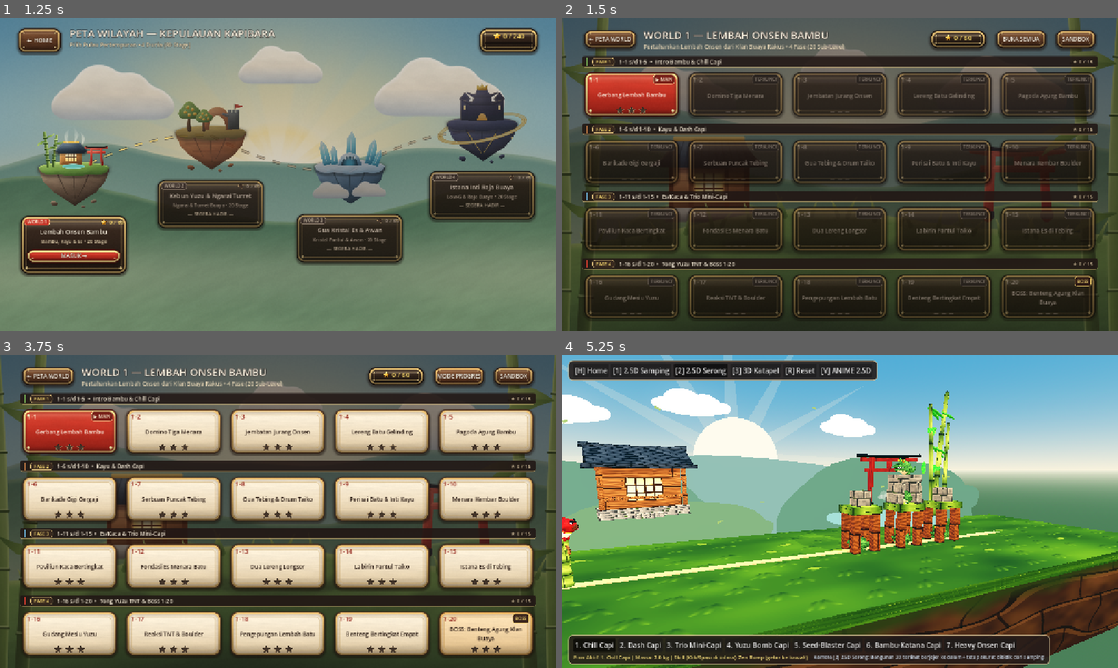
Above: before the commit, frames 1-4 (two rows, left to right).
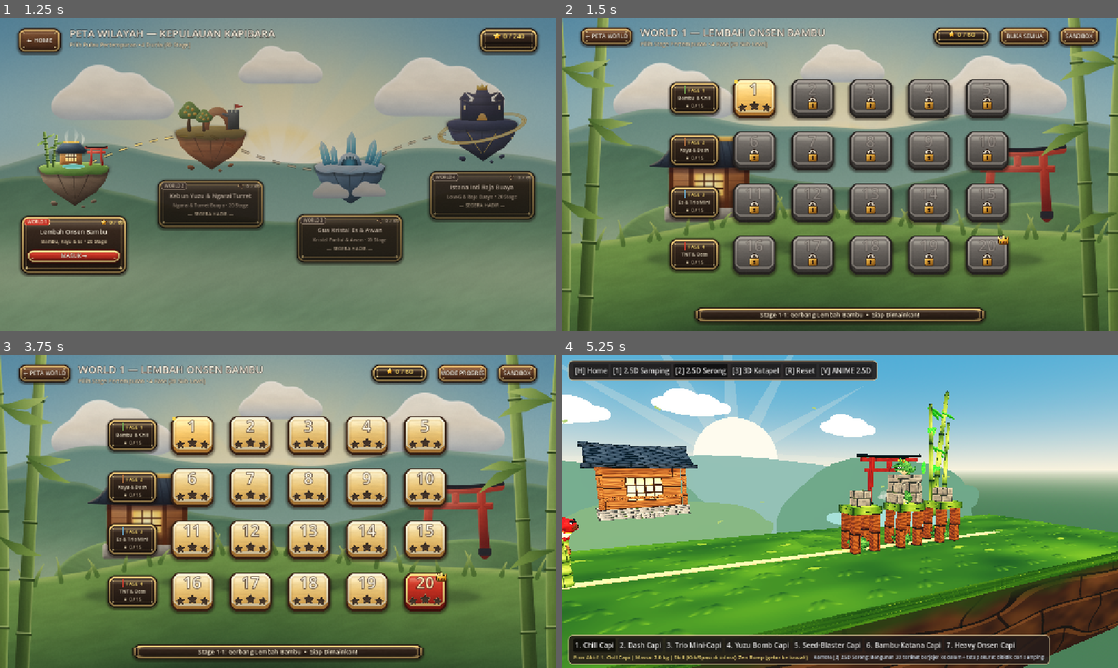
Above: after the commit, the same moments.

Repository: TOBIANDA/angry-capibara
Game: Godot game, scene res://scenes/ui/home_screen.tscn
The game is run twice, just before and just after one commit, with the same random seed, the same clock (stepped at 60 frames per second) and the same inputs.
Inputs (mouse positions are in pixels of both pictures, inside the frame that each line leads up to):
- Up to frame 1 (1.25 s): tap Enter at 0.5 s; move the mouse to (400, 158) at 0.52 s; hold D from 0.53 s (still down); tap R at 0.6 s; click (400, 158) at 0.67 s; tap Space at 0.77 s
- Up to frame 2 (1.5 s): release D at 1.25 s; click (634, 161) at 1.27 s
- Up to frame 3 (3.75 s): click "← PETA WORLD" at 2 s; click (72, 498) at 2.77 s; click "BUKA SEMUA" at 3.5 s
- Up to frame 4 (5.25 s): click "MODE PROGRES" at 4.25 s; click "SANDBOX" at 5 s

Frame 1 is identical in both runs. In frame 2, 91% of the frame differs, in the area x 0-100%, y 0-100%; in frame 3, 94%; in frame 4, less than 0.1%.

Commit message:
feat(ui): Angry Birds-style 5x4 chunky tile sub-level grid & VS C++ tile/lock/crown art

Diff:
--- a/godot_project/scripts/ui/world1_select.gd
+++ b/godot_project/scripts/ui/world1_select.gd
@@ -1,8 +1,8 @@
 extends Control
 
 # Layar Peta Pilihan Sub-Level World 1: Lembah Onsen Bambu (1-1 s/d 1-20)
-# Mengikuti palet Anti-Slop DESIGN.md (3 warna inti + 1 aksen Vermilion + netral Warm Lacquer Espresso)
-# dengan latar 2D parallax Visual Studio C++ yang serasi dengan Home Screen.
+# Desain terinspirasi Angry Birds: grid 5x4 tile persegi tebal di tengah, angka besar,
+# 3 bintang melengkung, ikon gembok/mahkota boss, latar Onsen/Bambu terbuka, dan pita preview bawah.
 
 const HOME_SCENE := "res://scenes/ui/home_screen.tscn"
 const WORLD_MAP_SCENE := "res://scenes/ui/world_select_map.tscn"
@@ -11,10 +11,10 @@
 const BASE_SIZE := Vector2(1280.0, 720.0)
 
 const PHASES := [
-	{ "badge": "FASE 1", "title": "1-1 s/d 1-5  •  Intro Bambu & Chill Capi", "start": 1, "end": 5, "pip": Color(0.45, 0.66, 0.32) },
-	{ "badge": "FASE 2", "title": "1-6 s/d 1-10  •  Kayu & Dash Capi", "start": 6, "end": 10, "pip": Color(0.72, 0.46, 0.26) },
-	{ "badge": "FASE 3", "title": "1-11 s/d 1-15  •  Es/Kaca & Trio Mini-Capi", "start": 11, "end": 15, "pip": Color(0.42, 0.68, 0.82) },
-	{ "badge": "FASE 4", "title": "1-16 s/d 1-20  •  Tong Yuzu TNT & Boss 1-20", "start": 16, "end": 20, "pip": Color(0.82, 0.24, 0.18) }
+	{ "badge": "FASE 1", "short": "Bambu & Chill", "start": 1, "end": 5, "pip": Color(0.45, 0.66, 0.32) },
+	{ "badge": "FASE 2", "short": "Kayu & Dash", "start": 6, "end": 10, "pip": Color(0.72, 0.46, 0.26) },
+	{ "badge": "FASE 3", "short": "Es & Trio Mini", "start": 11, "end": 15, "pip": Color(0.42, 0.68, 0.82) },
+	{ "badge": "FASE 4", "short": "TNT & Boss", "start": 16, "end": 20, "pip": Color(0.82, 0.24, 0.18) }
 ]
 
 var stage_meta: Dictionary = {}
@@ -23,17 +23,24 @@
 var lbl_stars_total: Label
 var total_star_bar: ProgressBar
 var btn_unlock_toggle: Button
+var lbl_preview: Label
+var display_font: SystemFont
 
 var elapsed: float = 0.0
 var mouse_px: Vector2 = Vector2.ZERO
 var smooth_px: Vector2 = Vector2.ZERO
 var capture_path: String = ""
 var capture_done: bool = false
+var default_preview_sid: String = "1-1"
 
 func _ready() -> void:
 	for arg in OS.get_cmdline_user_args():
 		if arg.begins_with("--capture-w1="):
 			capture_path = arg.substr(13)
+
+	display_font = SystemFont.new()
+	display_font.font_names = PackedStringArray(["Impact", "Arial Black", "Segoe UI Black"])
+	display_font.font_weight = 900
 
 	clip_contents = true
 	_load_stage_metadata()
@@ -56,7 +63,8 @@
 
 func _add_bg_tex(path: String, base_p: Vector2, sz: Vector2, depth: float, alpha: float = 1.0) -> void:
 	var tr := TextureRect.new()
-	tr.texture = load(path)
+	if ResourceLoader.exists(path):
+		tr.texture = load(path)
 	tr.expand_mode = TextureRect.EXPAND_IGNORE_SIZE
 	tr.stretch_mode = TextureRect.STRETCH_SCALE
 	tr.size = sz * 1.06
@@ -70,26 +78,27 @@
 
 func _setup_parallax_bg() -> void:
 	_add_bg_tex("res://assets/generated/home2d/layer_00_sky_sun.png", Vector2.ZERO, BASE_SIZE, 0.06)
+	_add_bg_tex("res://assets/generated/home2d/layer_01_sunburst.png", Vector2.ZERO, BASE_SIZE, 0.10, 0.72)
 	_add_bg_tex("res://assets/generated/home2d/layer_02_clouds.png", Vector2(0.0, 20.0), Vector2(1280.0, 420.0), 0.14)
 	_add_bg_tex("res://assets/generated/home2d/layer_03_mountains_far.png", Vector2.ZERO, BASE_SIZE, 0.22)
 	_add_bg_tex("res://assets/generated/home2d/layer_04_midground_onsen.png", Vector2.ZERO, BASE_SIZE, 0.34)
 	_add_bg_tex("res://assets/generated/home2d/layer_07_foreground_hill.png", Vector2(0.0, 330.0), Vector2(1280.0, 420.0), 0.52)
 	_add_bg_tex("res://assets/generated/home2d/layer_08_bamboo_frame.png", Vector2.ZERO, BASE_SIZE, 0.80)
 
-	# Lapisan gelap hangat tipis agar kartu 20 sub-level kontras & nyaman dibaca
+	# Lapisan hangat tipis (14%) agar pemandangan Onsen/Bambu bersinar cerah di belakang grid
 	var veil := ColorRect.new()
 	veil.set_anchors_preset(Control.PRESET_FULL_RECT)
-	veil.color = Color(0.11, 0.08, 0.07, 0.56)
+	veil.color = Color(0.11, 0.08, 0.07, 0.14)
 	veil.mouse_filter = Control.MOUSE_FILTER_IGNORE
 	add_child(veil)
 
 func _setup_ui() -> void:
 	var margin := MarginContainer.new()
 	margin.set_anchors_preset(Control.PRESET_FULL_RECT)
-	margin.add_theme_constant_override("margin_left", 46)
-	margin.add_theme_constant_override("margin_right", 46)
-	margin.add_theme_constant_override("margin_top", 22)
-	margin.add_theme_constant_override("margin_bottom", 22)
+	margin.add_theme_constant_override("margin_left", 38)
+	margin.add_theme_constant_override("margin_right", 38)
+	margin.add_theme_constant_override("margin_top", 16)
+	margin.add_theme_constant_override("margin_bottom", 14)
 	add_child(margin)
 
 	var root_vb := VBoxContainer.new()
@@ -119,9 +128,11 @@
 	title_vb.add_child(lbl_title)
 
 	var lbl_sub := Label.new()
-	lbl_sub.text = "Pertahankan Lembah Onsen dari Klan Buaya Rakus • 4 Fase (20 Sub-Level)"
+	lbl_sub.text = "Pilih Stage Pertempuran • 4 Fase (20 Sub-Level)"
 	lbl_sub.add_theme_font_size_override("font_size", 13)
-	lbl_sub.add_theme_color_override("font_color", Color(0.86, 0.80, 0.68))
+	lbl_sub.add_theme_color_override("font_color", Color(0.92, 0.86, 0.72))
+	lbl_sub.add_theme_color_override("font_outline_color", Color(0.14, 0.09, 0.08))
+	lbl_sub.add_theme_constant_override("outline_size", 3)
 	title_vb.add_child(lbl_sub)
 
 	# Star counter plaque (9-slice ui_panel_lacquer.png + ui_star_gold.png)
@@ -134,8 +145,8 @@
 	sp_st.texture_margin_bottom = 20
 	sp_st.content_margin_left = 18
 	sp_st.content_margin_right = 18
-	sp_st.content_margin_top = 12
-	sp_st.content_margin_bottom = 12
+	sp_st.content_margin_top = 10
+	sp_st.content_margin_bottom = 10
 	star_panel.add_theme_stylebox_override("panel", sp_st)
 	hdr.add_child(star_panel)
 
@@ -183,11 +194,40 @@
 	btn_sandbox.pressed.connect(func(): get_tree().change_scene_to_file(SANDBOX_SCENE))
 	hdr.add_child(btn_sandbox)
 
-	# 4 PHASE ROWS × 5 SUB-LEVEL CARDS
+	# CENTERED 5x4 ANGRY BIRDS-STYLE TILE GRID
+	var center_wrap := CenterContainer.new()
+	center_wrap.size_flags_vertical = Control.SIZE_EXPAND_FILL
+	root_vb.add_child(center_wrap)
+
 	grid_container = VBoxContainer.new()
-	grid_container.size_flags_vertical = Control.SIZE_EXPAND_FILL
-	grid_container.add_theme_constant_override("separation", 10)
-	root_vb.add_child(grid_container)
+	grid_container.add_theme_constant_override("separation", 12)
+	center_wrap.add_child(grid_container)
+
+	# BOTTOM STAGE PREVIEW RIBBON
+	var bot_center := CenterContainer.new()
+	root_vb.add_child(bot_center)
+
+	var preview_panel := PanelContainer.new()
+	preview_panel.custom_minimum_size = Vector2(680, 46)
+	var pv_st := StyleBoxTexture.new()
+	pv_st.texture = load("res://assets/generated/home2d/ui_panel_lacquer.png")
+	pv_st.texture_margin_left = 20
+	pv_st.texture_margin_right = 20
+	pv_st.texture_margin_top = 14
+	pv_st.texture_margin_bottom = 14
+	pv_st.content_margin_left = 20
+	pv_st.content_margin_right = 20
+	pv_st.content_margin_top = 10
+	pv_st.content_margin_bottom = 10
+	preview_panel.add_theme_stylebox_override("panel", pv_st)
+	bot_center.add_child(preview_panel)
+
+	lbl_preview = Label.new()
+	lbl_preview.horizontal_alignment = HORIZONTAL_ALIGNMENT_CENTER
+	lbl_preview.vertical_alignment = VERTICAL_ALIGNMENT_CENTER
+	lbl_preview.add_theme_font_size_override("font_size", 14)
+	lbl_preview.add_theme_color_override("font_color", Color(0.98, 0.94, 0.84))
+	preview_panel.add_child(lbl_preview)
 
 	_rebuild_stage_grid()
 
@@ -201,7 +241,6 @@
 		total_star_bar.value = float(total_stars)
 	btn_unlock_toggle.text = "MODE PROGRES" if SaveManager.unlock_all_preview else "BUKA SEMUA"
 
-	# Cari frontier stage terakhir yang terbuka tapi belum berbintang
 	var frontier_id := "1-1"
 	for s in range(1, 21):
 		var sid := "1-%d" % s
@@ -209,79 +248,74 @@
 			frontier_id = sid
 			if SaveManager.get_stage_stars(sid) == 0:
 				break
+	default_preview_sid = frontier_id
+	_set_preview_stage(default_preview_sid)
 
 	for ph in PHASES:
-		var phase_vb := VBoxContainer.new()
-		phase_vb.size_flags_vertical = Control.SIZE_EXPAND_FILL
-		phase_vb.add_theme_constant_override("separation", 5)
-		grid_container.add_child(phase_vb)
-
 		var s_start: int = int(ph["start"])
 		var s_end: int = int(ph["end"])
 		var phase_stars := 0
 		for s in range(s_start, s_end + 1):
 			phase_stars += SaveManager.get_stage_stars("1-%d" % s)
 
-		# Sleek dark-lacquer phase ribbon with subtle gold underline
-		var ph_banner := PanelContainer.new()
-		var pb_st := StyleBoxFlat.new()
-		pb_st.bg_color = Color(0.13, 0.09, 0.08, 0.88)
-		pb_st.border_color = Color(0.84, 0.72, 0.46, 0.60)
-		pb_st.border_width_bottom = 2
-		pb_st.set_corner_radius_all(6)
-		pb_st.content_margin_left = 10
-		pb_st.content_margin_right = 12
-		pb_st.content_margin_top = 4
-		pb_st.content_margin_bottom = 4
-		ph_banner.add_theme_stylebox_override("panel", pb_st)
-		phase_vb.add_child(ph_banner)
-
-		var ph_hdr := HBoxContainer.new()
-		ph_hdr.add_theme_constant_override("separation", 10)
-		ph_hdr.alignment = BoxContainer.ALIGNMENT_CENTER
-		ph_banner.add_child(ph_hdr)
+		var row := HBoxContainer.new()
+		row.alignment = BoxContainer.ALIGNMENT_CENTER
+		row.add_theme_constant_override("separation", 16)
+		grid_container.add_child(row)
+
+		# Compact left-side Phase Crest Pill
+		var crest_center := CenterContainer.new()
+		row.add_child(crest_center)
+
+		var crest := PanelContainer.new()
+		crest.custom_minimum_size = Vector2(126, 86)
+		var cr_st := StyleBoxTexture.new()
+		cr_st.texture = load("res://assets/generated/home2d/ui_panel_lacquer.png")
+		cr_st.texture_margin_left = 18
+		cr_st.texture_margin_right = 18
+		cr_st.texture_margin_top = 18
+		cr_st.texture_margin_bottom = 18
+		cr_st.content_margin_left = 12
+		cr_st.content_margin_right = 12
+		cr_st.content_margin_top = 10
+		cr_st.content_margin_bottom = 10
+		crest.add_theme_stylebox_override("panel", cr_st)
+		crest_center.add_child(crest)
+
+		var cr_vb := VBoxContainer.new()
+		cr_vb.alignment = BoxContainer.ALIGNMENT_CENTER
+		cr_vb.add_theme_constant_override("separation", 2)
+		crest.add_child(cr_vb)
+
+		var cr_top := HBoxContainer.new()
+		cr_top.alignment = BoxContainer.ALIGNMENT_CENTER
+		cr_top.add_theme_constant_override("separation", 5)
+		cr_vb.add_child(cr_top)
 
 		var pip := ColorRect.new()
-		pip.custom_minimum_size = Vector2(4, 16)
+		pip.custom_minimum_size = Vector2(4, 13)
 		pip.color = ph["pip"]
-		ph_hdr.add_child(pip)
-
-		var badge_panel := PanelContainer.new()
-		var bp_st := StyleBoxFlat.new()
-		bp_st.bg_color = Color(0.22, 0.16, 0.12, 0.96)
-		bp_st.border_color = Color(0.86, 0.74, 0.48, 0.85)
-		bp_st.set_border_width_all(1)
-		bp_st.set_corner_radius_all(5)
-		bp_st.content_margin_left = 8
-		bp_st.content_margin_right = 8
-		bp_st.content_margin_top = 1
-		bp_st.content_margin_bottom = 1
-		badge_panel.add_theme_stylebox_override("panel", bp_st)
-		ph_hdr.add_child(badge_panel)
-
-		var badge_lbl := Label.new()
-		badge_lbl.text = str(ph["badge"])
-		badge_lbl.add_theme_font_size_override("font_size", 11)
-		badge_lbl.add_theme_color_override("font_color", Color(0.98, 0.86, 0.44))
-		badge_panel.add_child(badge_lbl)
-
-		var plbl := Label.new()
-		plbl.text = str(ph["title"])
-		plbl.size_flags_horizontal = Control.SIZE_EXPAND_FILL
-		plbl.add_theme_font_size_override("font_size", 13)
-		plbl.add_theme_color_override("font_color", Color(0.96, 0.92, 0.84))
-		ph_hdr.add_child(plbl)
-
-		var pstars := Label.new()
-		pstars.text = "★ %d / 15" % phase_stars
-		pstars.add_theme_font_size_override("font_size", 12)
-		pstars.add_theme_color_override("font_color", Color(0.98, 0.84, 0.40) if phase_stars == 15 else Color(0.84, 0.76, 0.62))
-		ph_hdr.add_child(pstars)
-
-		var row := HBoxContainer.new()
-		row.size_flags_vertical = Control.SIZE_EXPAND_FILL
-		row.add_theme_constant_override("separation", 10)
-		phase_vb.add_child(row)
+		cr_top.add_child(pip)
+
+		var cr_badge := Label.new()
+		cr_badge.text = str(ph["badge"])
+		cr_badge.add_theme_font_size_override("font_size", 12)
+		cr_badge.add_theme_color_override("font_color", Color(0.98, 0.86, 0.44))
+		cr_top.add_child(cr_badge)
+
+		var cr_short := Label.new()
+		cr_short.text = str(ph["short"])
+		cr_short.horizontal_alignment = HORIZONTAL_ALIGNMENT_CENTER
+		cr_short.add_theme_font_size_override("font_size", 11)
+		cr_short.add_theme_color_override("font_color", Color(0.92, 0.88, 0.78))
+		cr_vb.add_child(cr_short)
+
+		var cr_stars := Label.new()
+		cr_stars.text = "★ %d / 15" % phase_stars
+		cr_stars.horizontal_alignment = HORIZONTAL_ALIGNMENT_CENTER
+		cr_stars.add_theme_font_size_override("font_size", 11)
+		cr_stars.add_theme_color_override("font_color", Color(0.98, 0.84, 0.40) if phase_stars == 15 else Color(0.80, 0.74, 0.62))
+		cr_vb.add_child(cr_stars)
 
 		for s in range(s_start, s_end + 1):
 			var sid := "1-%d" % s
@@ -289,43 +323,35 @@
 			var stars: int = SaveManager.get_stage_stars(sid)
 			var is_boss: bool = (s == 20)
 			var is_frontier: bool = unlocked and (sid == frontier_id)
-			row.add_child(_make_stage_card(sid, unlocked, stars, is_frontier, is_boss))
-
-func _make_stage_card(sid: String, unlocked: bool, stars: int, is_frontier: bool, is_boss: bool) -> Button:
+			row.add_child(_make_stage_tile(s, sid, unlocked, stars, is_frontier, is_boss))
+
+func _make_stage_tile(stage_num: int, sid: String, unlocked: bool, stars: int, is_frontier: bool, is_boss: bool) -> Button:
 	var btn := Button.new()
-	btn.size_flags_horizontal = Control.SIZE_EXPAND_FILL
-	btn.size_flags_vertical = Control.SIZE_EXPAND_FILL
+	btn.custom_minimum_size = Vector2(118, 108)
+	btn.pivot_offset = Vector2(59, 54)
 	btn.disabled = not unlocked
-	btn.clip_contents = true
 	btn.mouse_default_cursor_shape = Control.CURSOR_POINTING_HAND if unlocked else Control.CURSOR_ARROW
 
+	var tex_path := "res://assets/generated/home2d/ui_tile_open.png"
+	if not unlocked:
+		tex_path = "res://assets/generated/home2d/ui_tile_locked.png"
+	elif is_boss:
+		tex_path = "res://assets/generated/home2d/ui_tile_boss.png"
+
 	var normal := StyleBoxTexture.new()
-	if not unlocked:
-		normal.texture = load("res://assets/generated/home2d/ui_panel_lacquer.png")
-		normal.texture_margin_left = 28
-		normal.texture_margin_right = 28
-		normal.texture_margin_top = 28
-		normal.texture_margin_bottom = 28
-		normal.modulate_color = Color(0.62, 0.58, 0.56, 0.78)
-	elif is_frontier:
-		normal.texture = load("res://assets/generated/home2d/ui_btn_vermilion.png")
-		normal.texture_margin_left = 24
-		normal.texture_margin_right = 24
-		normal.texture_margin_top = 20
-		normal.texture_margin_bottom = 24
-	else:
-		normal.texture = load("res://assets/generated/home2d/ui_card_washi.png")
-		normal.texture_margin_left = 28
-		normal.texture_margin_right = 28
-		normal.texture_margin_top = 28
-		normal.texture_margin_bottom = 28
-		if is_boss:
-			normal.modulate_color = Color(1.0, 0.94, 0.84)
+	if ResourceLoader.exists(tex_path):
+		normal.texture = load(tex_path)
+	normal.texture_margin_left = 22
+	normal.texture_margin_right = 22
+	normal.texture_margin_top = 22
+	normal.texture_margin_bottom = 26
+	if is_frontier and not is_boss:
+		normal.modulate_color = Color(1.06, 1.02, 0.90)
 
 	var hover: StyleBoxTexture = normal.duplicate() as StyleBoxTexture
-	hover.modulate_color = normal.modulate_color * Color(1.08, 1.06, 1.03)
+	hover.modulate_color = normal.modulate_color * Color(1.08, 1.06, 1.02)
 	var pressed: StyleBoxTexture = normal.duplicate() as StyleBoxTexture
-	pressed.modulate_color = normal.modulate_color * Color(0.86, 0.84, 0.82)
+	pressed.modulate_color = normal.modulate_color * Color(0.88, 0.86, 0.84)
 	var disabled_sb: StyleBoxTexture = normal.duplicate() as StyleBoxTexture
 
 	btn.add_theme_stylebox_override("normal", normal)
@@ -333,118 +359,117 @@
 	btn.add_theme_stylebox_override("pressed", pressed)
 	btn.add_theme_stylebox_override("disabled", disabled_sb)
 
-	var mar := MarginContainer.new()
-	mar.set_anchors_preset(Control.PRESET_FULL_RECT)
-	mar.mouse_filter = Control.MOUSE_FILTER_IGNORE
-	mar.add_theme_constant_override("margin_left", 16)
-	mar.add_theme_constant_override("margin_right", 16)
-	mar.add_theme_constant_override("margin_top", 11)
-	mar.add_theme_constant_override("margin_bottom", 11)
-	btn.add_child(mar)
-
-	var vb := VBoxContainer.new()
-	vb.mouse_filter = Control.MOUSE_FILTER_IGNORE
-	vb.add_theme_constant_override("separation", 2)
-	mar.add_child(vb)
-
-	# Top row: Stage ID + status badge
-	var top_row := HBoxContainer.new()
-	top_row.mouse_filter = Control.MOUSE_FILTER_IGNORE
-	vb.add_child(top_row)
-
-	var lbl_id := Label.new()
-	lbl_id.text = sid
-	lbl_id.size_flags_horizontal = Control.SIZE_EXPAND_FILL
-	lbl_id.mouse_filter = Control.MOUSE_FILTER_IGNORE
-	lbl_id.add_theme_font_size_override("font_size", 15)
+	# Big bold stage number (Angry Birds style)
+	var lbl_num := Label.new()
+	lbl_num.text = str(stage_num)
+	lbl_num.set_anchors_preset(Control.PRESET_TOP_WIDE)
+	lbl_num.offset_top = 8
+	lbl_num.offset_bottom = 58
+	lbl_num.horizontal_alignment = HORIZONTAL_ALIGNMENT_CENTER
+	lbl_num.vertical_alignment = VERTICAL_ALIGNMENT_CENTER
+	lbl_num.mouse_filter = Control.MOUSE_FILTER_IGNORE
+	if display_font:
+		lbl_num.add_theme_font_override("font", display_font)
+	lbl_num.add_theme_font_size_override("font_size", 36)
 	if not unlocked:
-		lbl_id.add_theme_color_override("font_color", Color(0.55, 0.50, 0.45, 0.85))
-	elif is_frontier:
-		lbl_id.add_theme_color_override("font_color", Color(1.0, 0.96, 0.84))
+		lbl_num.add_theme_color_override("font_color", Color(0.76, 0.72, 0.68, 0.45))
+		lbl_num.add_theme_color_override("font_outline_color", Color(0.14, 0.11, 0.10, 0.55))
+		lbl_num.add_theme_constant_override("outline_size", 4)
+	elif is_boss:
+		lbl_num.add_theme_color_override("font_color", Color(1.0, 0.94, 0.72))
+		lbl_num.add_theme_color_override("font_outline_color", Color(0.24, 0.06, 0.05))
+		lbl_num.add_theme_constant_override("outline_size", 5)
 	else:
-		# Dark espresso-vermilion ink on warm washi parchment
-		lbl_id.add_theme_color_override("font_color", Color(0.58, 0.16, 0.12))
-	top_row.add_child(lbl_id)
-
-	if is_boss:
-		top_row.add_child(_make_micro_pill("BOSS", Color(0.18, 0.10, 0.08, 0.94), Color(0.98, 0.86, 0.46), Color(0.96, 0.82, 0.42, 0.92)))
-	elif is_frontier:
-		top_row.add_child(_make_micro_pill("▶ MAIN", Color(0.42, 0.09, 0.07, 0.88), Color(1.0, 0.96, 0.84), Color(0.98, 0.88, 0.62, 0.85)))
-	elif not unlocked:
-		top_row.add_child(_make_micro_pill("TERKUNCI", Color(0.14, 0.12, 0.11, 0.72), Color(0.58, 0.53, 0.48, 0.85), Color(0.36, 0.32, 0.28, 0.50)))
-
-	# Middle: Full wrapped stage title (no ellipsis truncation)
-	var stage_title: String = str(stage_meta.get(sid, sid))
-	var lbl_name := Label.new()
-	lbl_name.text = stage_title
-	lbl_name.size_flags_vertical = Control.SIZE_EXPAND_FILL
-	lbl_name.horizontal_alignment = HORIZONTAL_ALIGNMENT_CENTER
-	lbl_name.vertical_alignment = VERTICAL_ALIGNMENT_CENTER
-	lbl_name.autowrap_mode = TextServer.AUTOWRAP_WORD_SMART
-	lbl_name.mouse_filter = Control.MOUSE_FILTER_IGNORE
-	lbl_name.add_theme_font_size_override("font_size", 13)
+		lbl_num.add_theme_color_override("font_color", Color(0.99, 0.96, 0.88))
+		lbl_num.add_theme_color_override("font_outline_color", Color(0.20, 0.12, 0.08))
+		lbl_num.add_theme_constant_override("outline_size", 5)
+	btn.add_child(lbl_num)
+
+	# Boss crown badge in top-right corner
+	if is_boss and ResourceLoader.exists("res://assets/generated/home2d/ui_boss_crown.png"):
+		var crown := TextureRect.new()
+		crown.expand_mode = TextureRect.EXPAND_IGNORE_SIZE
+		crown.stretch_mode = TextureRect.STRETCH_KEEP_ASPECT_CENTERED
+		crown.texture = load("res://assets/generated/home2d/ui_boss_crown.png")
+		crown.custom_minimum_size = Vector2(28, 28)
+		crown.position = Vector2(82, 6)
+		crown.size = Vector2(28, 28)
+		crown.mouse_filter = Control.MOUSE_FILTER_IGNORE
+		btn.add_child(crown)
+
+	# Frontier subtle golden indicator dot in top-left
+	if is_frontier and unlocked:
+		var dot := ColorRect.new()
+		dot.position = Vector2(12, 12)
+		dot.size = Vector2(8, 8)
+		dot.color = Color(0.98, 0.84, 0.30)
+		dot.mouse_filter = Control.MOUSE_FILTER_IGNORE
+		btn.add_child(dot)
+
 	if not unlocked:
-		lbl_name.add_theme_color_override("font_color", Color(0.58, 0.53, 0.48, 0.80))
-	elif is_frontier:
-		lbl_name.add_theme_color_override("font_color", Color(0.99, 0.96, 0.90))
+		# Centered padlock icon
+		if ResourceLoader.exists("res://assets/generated/home2d/ui_lock.png"):
+			var lock_ic := TextureRect.new()
+			lock_ic.expand_mode = TextureRect.EXPAND_IGNORE_SIZE
+			lock_ic.stretch_mode = TextureRect.STRETCH_KEEP_ASPECT_CENTERED
+			lock_ic.texture = load("res://assets/generated/home2d/ui_lock.png")
+			lock_ic.custom_minimum_size = Vector2(36, 36)
+			lock_ic.position = Vector2(41, 48)
+			lock_ic.size = Vector2(36, 36)
+			lock_ic.mouse_filter = Control.MOUSE_FILTER_IGNORE
+			btn.add_child(lock_ic)
 	else:
-		# Crisp dark espresso ink (#2A1B14) on cream washi parchment
-		lbl_name.add_theme_color_override("font_color", Color(0.165, 0.106, 0.078))
-	vb.add_child(lbl_name)
-
-	# Bottom: Painted Star Icons (ui_star_gold.png / ui_star_empty.png)
-	var star_row := HBoxContainer.new()
-	star_row.alignment = BoxContainer.ALIGNMENT_CENTER
-	star_row.add_theme_constant_override("separation", 6)
-	star_row.mouse_filter = Control.MOUSE_FILTER_IGNORE
-	vb.add_child(star_row)
-
-	if not unlocked:
-		var l_dash := Label.new()
-		l_dash.text = "—  —  —"
-		l_dash.mouse_filter = Control.MOUSE_FILTER_IGNORE
-		l_dash.add_theme_font_size_override("font_size", 11)
-		l_dash.add_theme_color_override("font_color", Color(0.45, 0.40, 0.36, 0.72))
-		star_row.add_child(l_dash)
-	else:
+		# 3 large arched/overlapping stars at bottom (center star larger & higher!)
 		var tex_gold: Texture2D = load("res://assets/generated/home2d/ui_star_gold.png")
 		var tex_empty: Texture2D = load("res://assets/generated/home2d/ui_star_empty.png")
+		var star_cfgs := [
+			{ "pos": Vector2(19, 64), "sz": 24.0, "rot": -8.0 },
+			{ "pos": Vector2(45, 58), "sz": 28.0, "rot": 0.0 },
+			{ "pos": Vector2(75, 64), "sz": 24.0, "rot": 8.0 }
+		]
 		for k in 3:
-			var star_ic := TextureRect.new()
-			star_ic.texture = tex_gold if k < stars else tex_empty
-			star_ic.custom_minimum_size = Vector2(20, 20)
-			star_ic.expand_mode = TextureRect.EXPAND_IGNORE_SIZE
-			star_ic.stretch_mode = TextureRect.STRETCH_KEEP_ASPECT_CENTERED
-			star_ic.mouse_filter = Control.MOUSE_FILTER_IGNORE
-			star_row.add_child(star_ic)
+			var sc: Dictionary = star_cfgs[k]
+			var ssz: float = float(sc["sz"])
+			var s_ic := TextureRect.new()
+			s_ic.expand_mode = TextureRect.EXPAND_IGNORE_SIZE
+			s_ic.stretch_mode = TextureRect.STRETCH_KEEP_ASPECT_CENTERED
+			s_ic.texture = tex_gold if k < stars else tex_empty
+			s_ic.custom_minimum_size = Vector2(ssz, ssz)
+			s_ic.position = sc["pos"]
+			s_ic.size = Vector2(ssz, ssz)
+			s_ic.pivot_offset = Vector2(ssz * 0.5, ssz * 0.5)
+			s_ic.rotation_degrees = float(sc["rot"])
+			s_ic.mouse_filter = Control.MOUSE_FILTER_IGNORE
+			btn.add_child(s_ic)
 
 	var stage_id_cap := sid
+	btn.mouse_entered.connect(func():
+		_set_preview_stage(stage_id_cap)
+		if unlocked:
+			btn.scale = Vector2(1.06, 1.06)
+	)
+	btn.mouse_exited.connect(func():
+		btn.scale = Vector2.ONE
+		_set_preview_stage(default_preview_sid)
+	)
 	btn.pressed.connect(func():
 		SaveManager.selected_stage_id = stage_id_cap
 		get_tree().change_scene_to_file(RUNNER_SCENE)
 	)
 	return btn
 
-func _make_micro_pill(txt: String, bg_col: Color, txt_col: Color, bdr_col: Color) -> PanelContainer:
-	var pill := PanelContainer.new()
-	pill.mouse_filter = Control.MOUSE_FILTER_IGNORE
-	var st := StyleBoxFlat.new()
-	st.bg_color = bg_col
-	st.border_color = bdr_col
-	st.set_border_width_all(1)
-	st.set_corner_radius_all(5)
-	st.content_margin_left = 6
-	st.content_margin_right = 6
-	st.content_margin_top = 1
-	st.content_margin_bottom = 1
-	pill.add_theme_stylebox_override("panel", st)
-	var lb := Label.new()
-	lb.text = txt
-	lb.mouse_filter = Control.MOUSE_FILTER_IGNORE
-	lb.add_theme_font_size_override("font_size", 10)
-	lb.add_theme_color_override("font_color", txt_col)
-	pill.add_child(lb)
-	return pill
+func _set_preview_stage(sid: String) -> void:
+	if not is_instance_valid(lbl_preview):
+		return
+	var title: String = str(stage_meta.get(sid, sid))
+	var best: int = SaveManager.get_stage_best_score(sid)
+	var unlocked: bool = SaveManager.is_stage_unlocked(sid)
+	if not unlocked:
+		lbl_preview.text = "Stage %s: %s  •  Terkunci (Selesaikan stage sebelumnya)" % [sid, title]
+	elif best > 0:
+		lbl_preview.text = "Stage %s: %s  •  Rekor: %d" % [sid, title, best]
+	else:
+		lbl_preview.text = "Stage %s: %s  •  Siap Dimainkan!" % [sid, title]
 
 func _make_btn(txt: String, is_primary: bool, min_sz: Vector2, fsize: int) -> Button:
 	var b := Button.new()
Binary file added: godot_project/assets/generated/home2d/ui_boss_crown.png
Not shown, added: godot_project/assets/generated/home2d/ui_boss_crown.png.import
Binary file added: godot_project/assets/generated/home2d/ui_lock.png
Not shown, added: godot_project/assets/generated/home2d/ui_lock.png.import
Binary file added: godot_project/assets/generated/home2d/ui_tile_boss.png
Not shown, added: godot_project/assets/generated/home2d/ui_tile_boss.png.import
Binary file added: godot_project/assets/generated/home2d/ui_tile_locked.png
Not shown, added: godot_project/assets/generated/home2d/ui_tile_locked.png.import
Binary file added: godot_project/assets/generated/home2d/ui_tile_open.png
Not shown, added: godot_project/assets/generated/home2d/ui_tile_open.png.import
Not shown, changed: vs_asset_forge/src/home2d_painter.cpp
